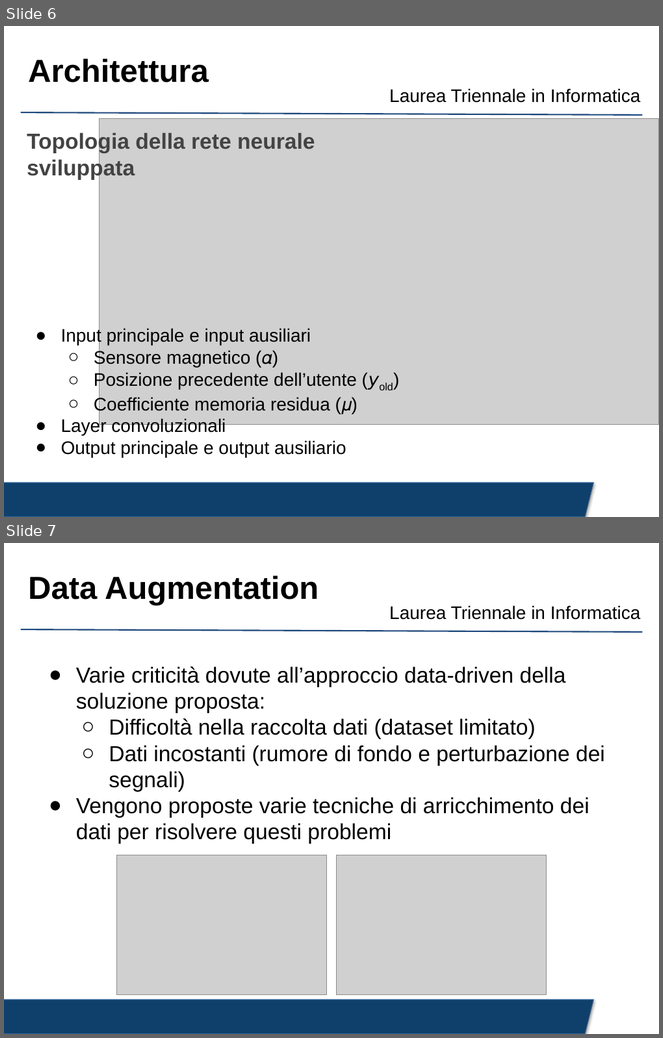
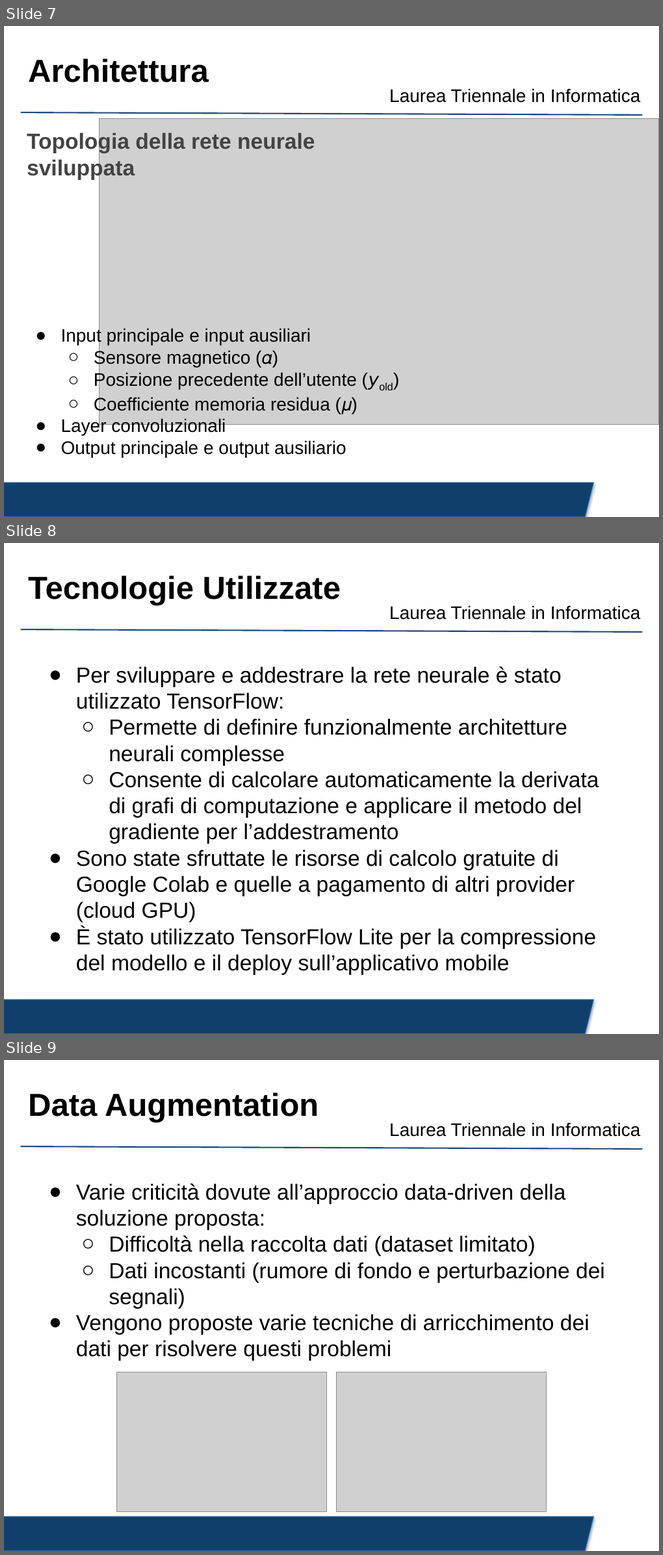
Before and after one commit to crybot/indoor-localization-deep-learning, a slide deck: presentation/presentation.pptx. Shown one above the other, each under a label of ours: slides 6 and 7 before the commit, slides 7, 8 and 9 after it. The pictures are 663x1038 and 663x1555 pixels, drawn with LibreOffice and Linux fonts; fonts in the diff are those of the drawing; grey boxes stand for pictures; background and template pictures are left out. Boxes give left, top, right and bottom in pixels: in the first picture for what was removed or moved away, otherwise in the second. Text is boxed around its words. In the diff, an @@ line names an element or a change of style, - is before the commit and + after.

```diff
--- a/presentation/presentation.pptx
+++ b/presentation/presentation.pptx
@@ slide 8 added at [4,543,659,1034], background #FFFFFF; not listed: 3 template elements that a slide beside it also shows @@
@@ title added at [28,575,341,605], 35 pt, text #000000, bold @@
+Tecnologie Utilizzate
@@ text added at [76,667,599,975], 24 pt, text #000000 @@
+● Per sviluppare e addestrare la rete neurale è stato utilizzato TensorFlow:
+  ○ Permette di definire funzionalmente architetture neurali complesse
+  ○ Consente di calcolare automaticamente la derivata di grafi di computazione e applicare il metodo del gradiente per l’addestramento
+● Sono state sfruttate le risorse di calcolo gratuite di Google Colab e quelle a pagamento di altri provider (cloud GPU)
+● È stato utilizzato TensorFlow Lite per la compressione del modello e il deploy sull’applicativo mobile
@@ what was slide 6 is now slide 7 @@
@@ what was slide 7 is now slide 9 @@
```
Also in this commit, not shown: 4 slides changed, 2 other slides added, 2 other files.
